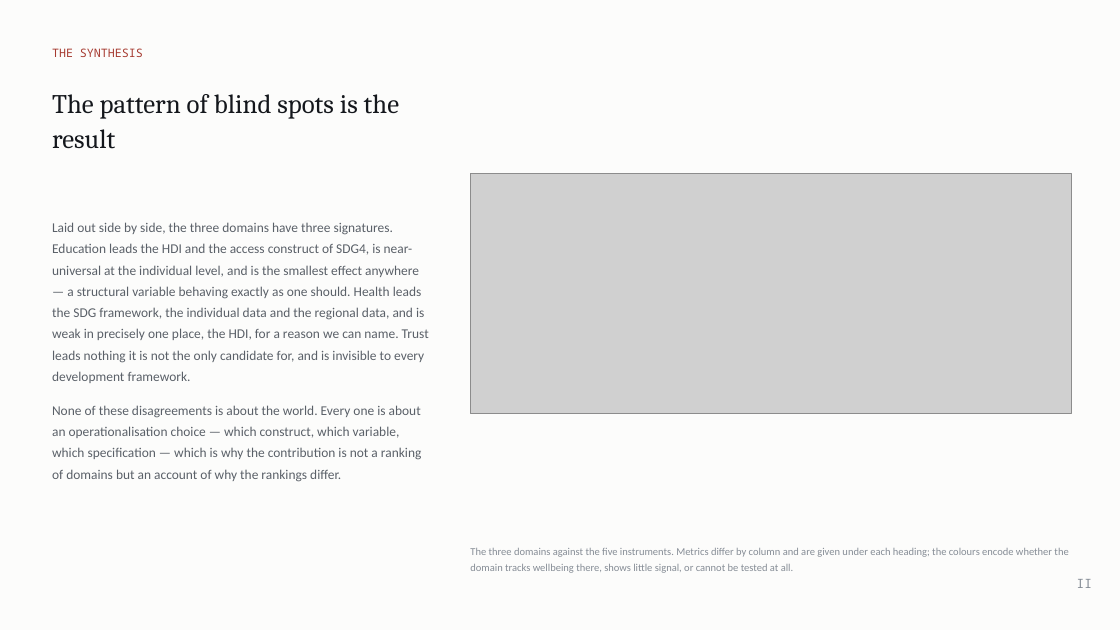
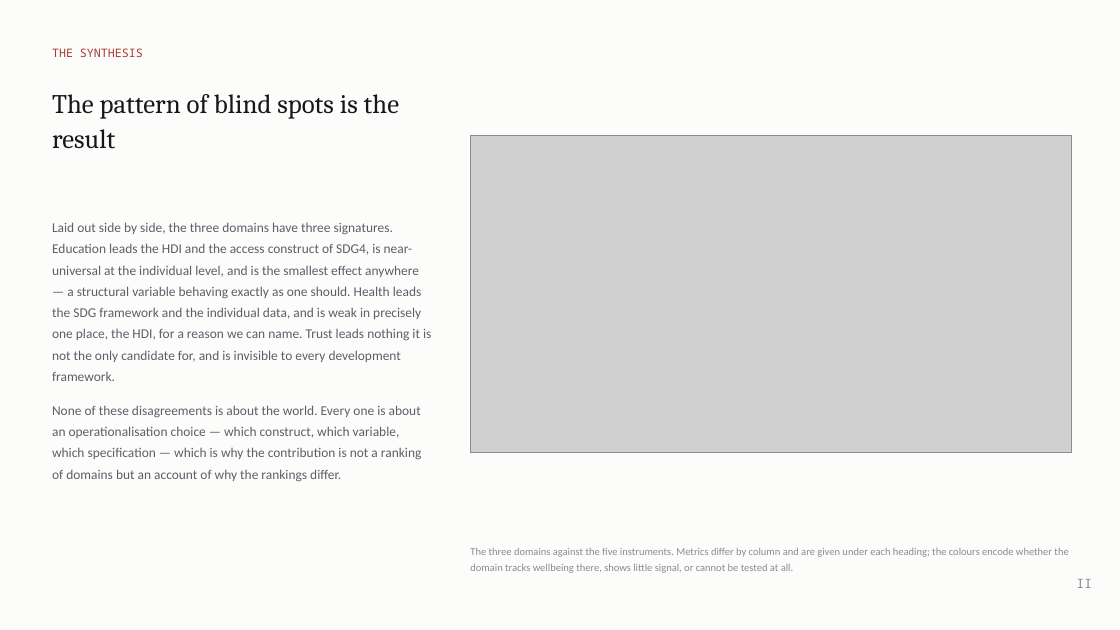
Before and after one commit to cwejnert/HDI-Happiness, a slide deck: slide 22 of deck/Measured_Where_It_Varies.pptx (slide 23 before the commit). Drawn at 1120x630 pixels with LibreOffice and Linux fonts; fonts in the diff are those of the drawing; grey boxes stand for pictures. Boxes give left, top, right and bottom in pixels: in the first picture for what was removed or moved away, otherwise in the second. Text is boxed around its words. In the diff, an @@ line names an element or a change of style, - is before the commit and + after.

```diff
--- a/deck/Measured_Where_It_Varies.pptx
+++ b/deck/Measured_Where_It_Varies.pptx
@@ picture: place and size @@
-picture at (471,173,1071,413)
+picture at (471,135,1071,453)
@@ text at (52,222,431,381): text changed @@
-Laid out side by side, the three domains have three signatures. Education leads the HDI and the access construct of SDG4, is near-universal at the individual level, and is the smallest effect anywhere — a structural variable behaving exactly as one should. Health leads the SDG framework, the individual data and the regional data, and is weak in precisely one place, the HDI, for a reason we can name. Trust leads nothing it is not the only candidate for, and is invisible to every development framework.
+Laid out side by side, the three domains have three signatures. Education leads the HDI and the access construct of SDG4, is near-universal at the individual level, and is the smallest effect anywhere — a structural variable behaving exactly as one should. Health leads the SDG framework and the individual data, and is weak in precisely one place, the HDI, for a reason we can name. Trust leads nothing it is not the only candidate for, and is invisible to every development framework.
```
Also in this commit, not shown: 13 other slides changed, 10 slides removed, 21 other files.
